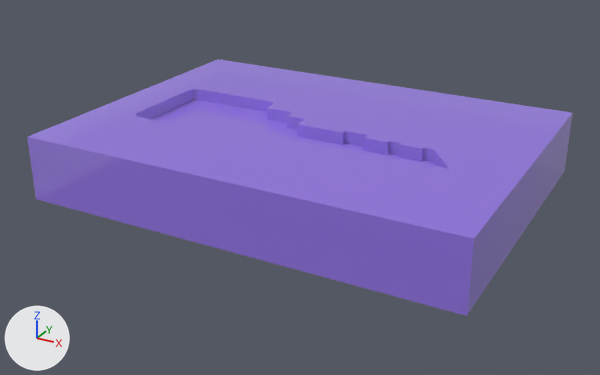
One commit to the FBX model Assets/Gustafs_Skit/Modells/Assets/WholeKeyMold.fbx: the scene before it, then after it.
One viewpoint serves both versions: a camera (50 mm lens) standing at (0.01649, -0.00697, 0.00712) and looking at (0.01419, -0.0028, 0.00503). Arrows for +X, +Y and +Z are at lower left; the lights stay in place. The picture after the commit comes second. Where no turn or scale is listed for an object, it has been applied to the vertices.

Objects in the first picture: 'WholeKeyMold'.
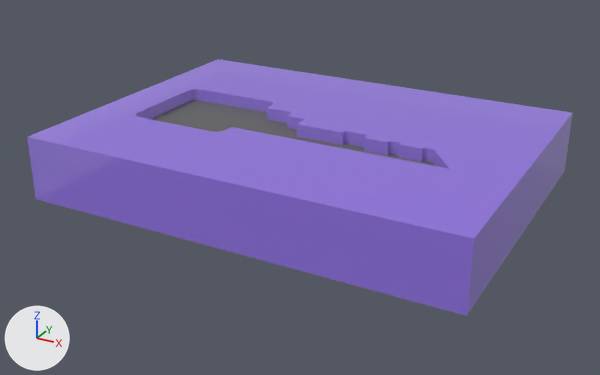
Commit message: Mold fix

The change in detail:
Material 'M_Metal' (mat_m_metal) is new.
Its base color is (0.161, 0.161, 0.161) (grey #707070).
Its metallic is 0.391.
Its roughness is 0.564.
me_mesh has 472 vertices, 425 faces and spans x -0.00062..0.0021, y -0.00094..0.00106, z -0.00037..0.00004.
me_mesh is used by ob_wholekeymold; location (0.013475, -0.002761, 0.005382).
me_mesh part 1: all 12 faces centred in x 0.00045..0.00161, y -0.00013..0.00004, z -0.00004 switch from mat_m_mold (purple #916fe7) to mat_m_metal (grey #707070).
me_mesh part 2: the 1 face centred in x 0.0, y 0.0, z -0.00004 switches from mat_m_mold (purple #916fe7) to mat_m_metal (grey #707070).

What differs and where, as boxes [x1, y1, x2, y2] in the pictures (600 x 375 px):
part 1 of me_mesh, recoloured
    both: [249, 119, 435, 166]
part 2 of me_mesh, recoloured (purple to grey)
    both: [151, 100, 268, 132]
